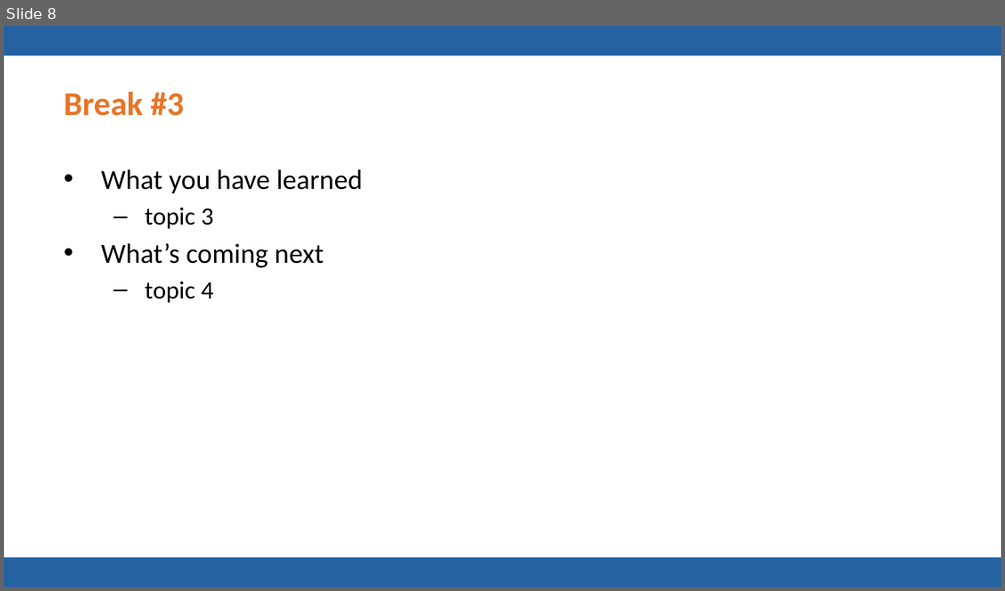
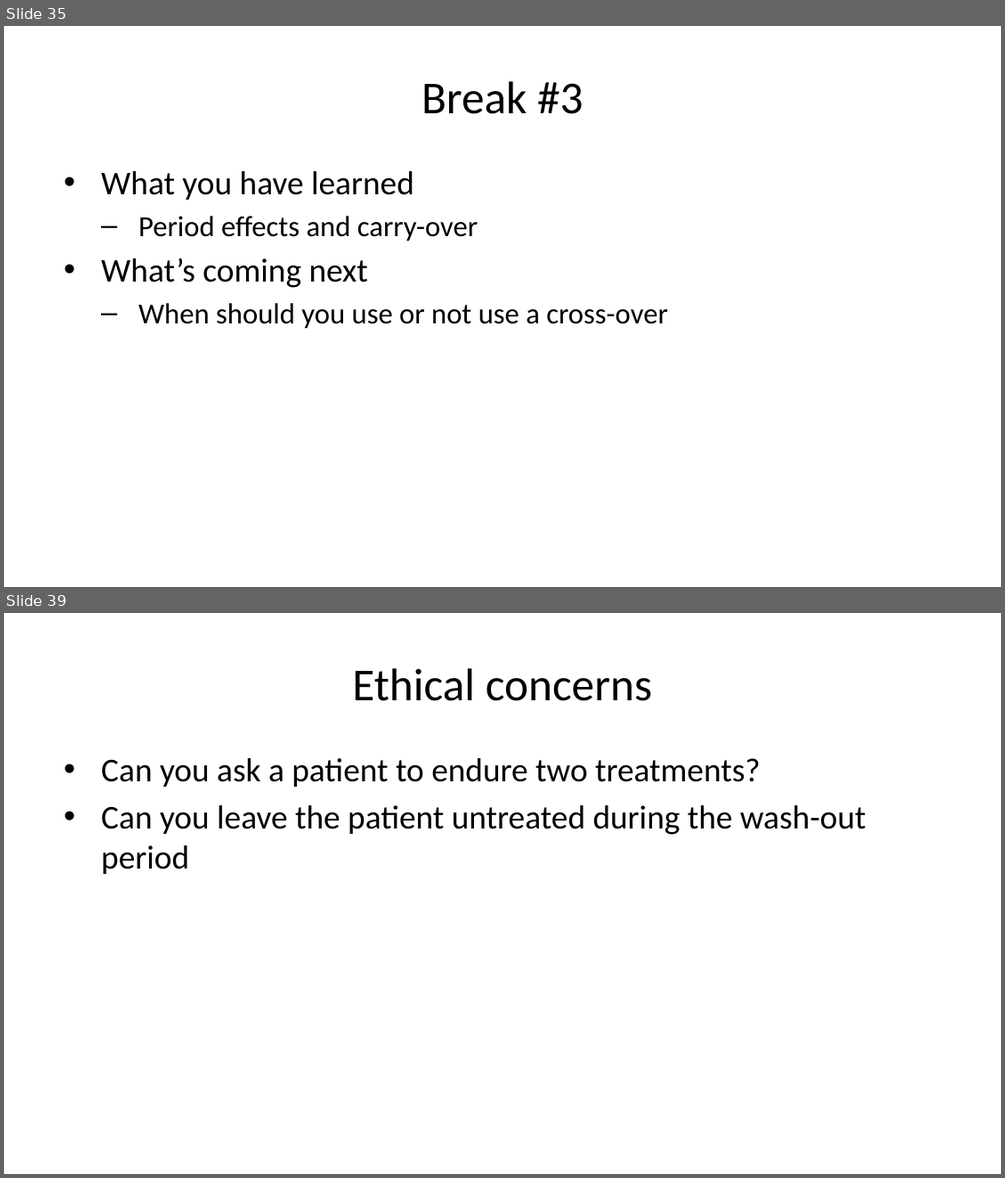
Before and after one commit to pmean/talks, a slide deck: cross-over/results/cross-over-slides-and-speaker-notes.pptx. Shown one above the other, each under a label of ours: slide 8 before the commit, slides 35 and 39 after it; the slides between them are not shown. The pictures are 1005x591 and 1005x1178 pixels, drawn with LibreOffice and Linux fonts; fonts in the diff are those of the drawing; background and template pictures are left out. Boxes give left, top, right and bottom in pixels: in the first picture for what was removed or moved away, otherwise in the second. Text is boxed around its words. In the diff, an @@ line names an element or a change of style, - is before the commit and + after.

```diff
--- a/cross-over/results/cross-over-slides-and-speaker-notes.pptx
+++ b/cross-over/results/cross-over-slides-and-speaker-notes.pptx
@@ slide 39 added at bbox=[4, 613, 1001, 1174], background #FFFFFF @@
@@ title added at bbox=[352, 668, 652, 701], 33 pt, text #000000 @@
+Ethical concerns
@@ text added at bbox=[101, 758, 866, 874], 24 pt, text #000000 @@
+• Can you ask a patient to endure two treatments?
+• Can you leave the patient untreated during the wash-out period
@@ what was slide 8 is now slide 35 @@
@@ slide 35 changed as well @@
@@ rectangle removed at bbox=[4, 26, 1001, 56] @@
@@ title "Break #3" at bbox=[421, 81, 582, 114]: size 24 to 33 pt, text colour #E87427 to #000000, bold off; alignment left to centre @@
@@ text at bbox=[101, 171, 414, 288]: size 20 to 24 pt in "What you have learned", "What’s coming next" @@
@@ text at bbox=[138, 216, 477, 241]: text changed; size 18 to 21 pt @@
-  – topic 3
+  – Period effects and carry-over
@@ text at bbox=[138, 303, 668, 329]: text changed; size 18 to 21 pt @@
-  – topic 4
+  – When should you use or not use a cross-over
@@ rectangle removed at bbox=[4, 557, 1001, 587] @@
```
Also in this commit, not shown: 4 other slides changed, 44 other slides added, 9 slides removed, 9 other files.
